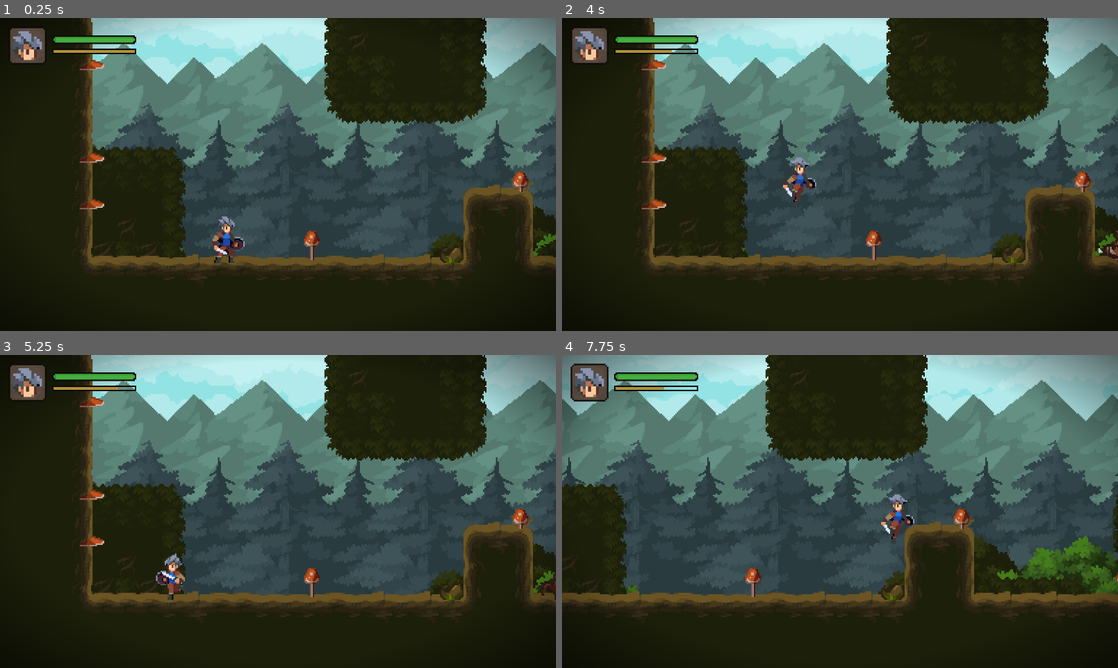
Above: before the commit, frames 1-4 (two rows, left to right).
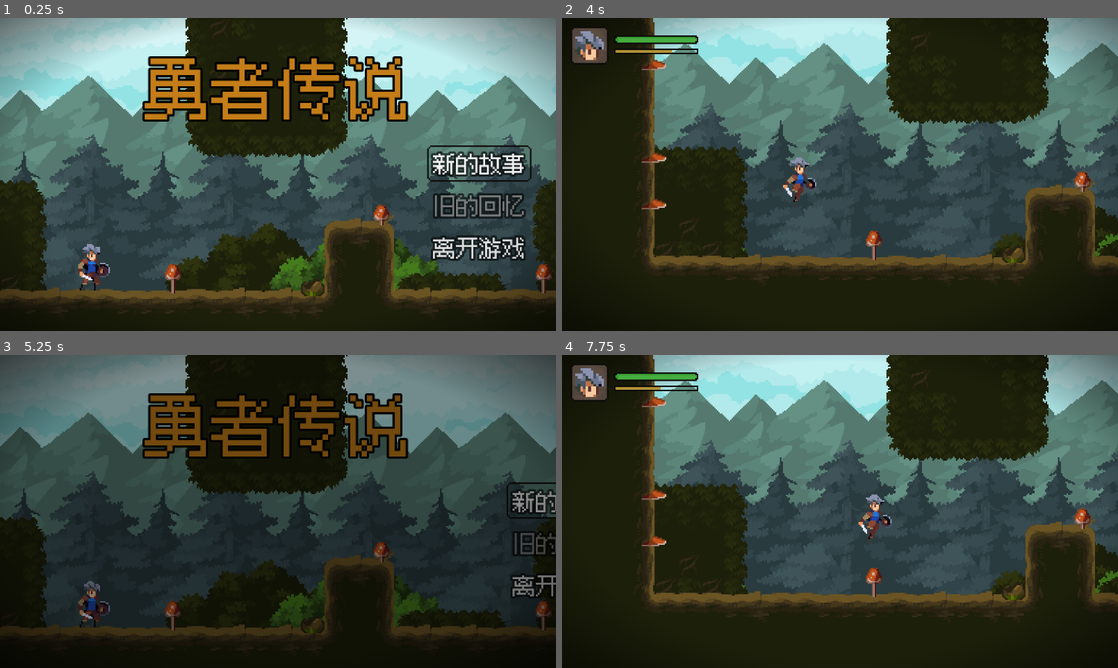
Above: after the commit, the same moments.

Repository: Amoyens1s/godot-learn
Game: Godot game, scene res://scenes/title_screen.tscn
The game is run twice, just before and just after one commit, with the same random seed, the same clock (stepped at 60 frames per second) and the same inputs. Before the commit the project starts from res://maps/forest.tscn.
Inputs (mouse positions are in pixels of both pictures, inside the frame that each line leads up to):
- Up to frame 1 (0.25 s): no input
- Up to frame 2 (4 s): click (1017, 165) at 0.5 s, where only the run after the commit has a clickable "新的故事"; tap Enter at 1.25 s; move the mouse to (962, 158) at 1.27 s; hold D (move_right) 1.28-2.03 s; hold J (attack) 1.28-2.03 s; tap Space (jump) at 1.52, 2.27, 3.77 s; move the mouse to (728, 190) at 2.02 s; hold A (move_left) 2.03-2.78 s; tap E (interact) at 2.1 s; move the mouse to (895, 105) at 2.77 s; hold K (slide) 2.78-3.53 s; hold D (move_right) from 2.78 s (still down); move the mouse to (812, 237) at 3.52 s; tap L at 3.6 s
- Up to frame 3 (5.25 s): move the mouse to (444, 558) at 4.27 s; release D (move_right) at 4.28 s; hold J (attack) 4.28-5.03 s; hold A (move_left) from 4.28 s (still down); tap Space (jump) at 4.52 s; tap Escape (ui_cancel) at 4.9 s; move the mouse to (111, 464) at 5.02 s; tap E (interact) at 5.1 s
- Up to frame 4 (7.75 s): tap Space (jump) at 5.27, 6.77, 7.52 s; move the mouse to (867, 511) at 5.77 s; hold K (slide) 5.78-6.53 s; move the mouse to (756, 433) at 6.52 s; release A (move_left) at 6.53 s; hold D (move_right) from 6.53 s (still down); tap L at 6.6 s; move the mouse to (962, 495) at 7.27 s; hold J (attack) from 7.28 s (still down)

The runs differ from the first frame. In frame 1, 66% of the frame differs, in the area x 0-100%, y 0-92%; in frame 2, less than 0.1%; in frame 3, 69%, in the area x 0-100%, y 0-90%; in frame 4, 47%.

Commit message:
feat: 标题按钮可以点啦

Diff:
--- a/03.勇者传说/game.gd
+++ b/03.勇者传说/game.gd
@@ -9,6 +9,7 @@
 
 @onready var player_stats: Stats = $PlayerStats
 @onready var color_rect: ColorRect = $ColorRect
+@onready var default_player_stats := player_stats.to_dict()
 
 
 func _ready() -> void:
@@ -24,8 +25,9 @@
 	tween.tween_property(color_rect, "color:a", 1, 0.2)
 	await tween.finished
 
-	var old_name := tree.current_scene.scene_file_path.get_file().get_basename()
-	world_stats[old_name] = tree.current_scene.to_dict()
+	if tree.current_scene is World:
+		var old_name := tree.current_scene.scene_file_path.get_file().get_basename()
+		world_stats[old_name] = tree.current_scene.to_dict()
 
 	#if "init" in params:
 		#params.init.call()
@@ -39,19 +41,20 @@
 
 	await tree.tree_changed
 
-	var new_name := tree.current_scene.scene_file_path.get_file().get_basename()
+	if tree.current_scene is World:
+		var new_name := tree.current_scene.scene_file_path.get_file().get_basename()
 
-	if new_name in world_stats:
-		tree.current_scene.from_dict(world_stats[new_name])
+		if new_name in world_stats:
+			tree.current_scene.from_dict(world_stats[new_name])
 
-	if "entry_point" in params:
-		for node in tree.get_nodes_in_group("entry_points"):
-			if node.name == params.entry_point:
-				tree.current_scene.update_player(node.global_position, node.direction)
-				break
+		if "entry_point" in params:
+			for node in tree.get_nodes_in_group("entry_points"):
+				if node.name == params.entry_point:
+					tree.current_scene.update_player(node.global_position, node.direction)
+					break
 
-	if "position" in params and "direction" in params:
-		tree.current_scene.update_player(params.position, params.direction)
+		if "position" in params and "direction" in params:
+			tree.current_scene.update_player(params.position, params.direction)
 
 	tree.paused = false
 
@@ -104,5 +107,22 @@
 		),
 		init = func():
 			world_stats = data.world_stats
-			player_stats.from_dict(data.data.stats)
+			player_stats.from_dict(data.stats)
 	})
+
+
+func new_game() -> void:
+
+	change_scene("res://maps/forest.tscn", {
+		init = func():
+			world_stats = {}
+			player_stats.from_dict(default_player_stats)
+	})
+
+
+func back_to_title() -> void:
+	change_scene("res://scenes/title_screen.tscn")
+
+
+func has_save() -> bool:
+	return FileAccess.file_exists(SAVE_PATH)
--- a/03.勇者传说/maps/world.gd
+++ b/03.勇者传说/maps/world.gd
@@ -1,4 +1,5 @@
 extends Node2D
+class_name World
 
 @onready var camera_2d: Camera2D = $Player/Camera2D
 @onready var tile_map: TileMap = $TileMap
@@ -42,3 +43,8 @@
 
 		if path not in dict.enemies_alive:
 			node.queue_free()
+
+
+func _unhandled_input(event: InputEvent) -> void:
+	if event.is_action_pressed("ui_cancel"):
+		Game.back_to_title()
--- a/03.勇者传说/project.godot
+++ b/03.勇者传说/project.godot
@@ -11,7 +11,7 @@
 [application]
 
 config/name="03.勇者传说"
-run/main_scene="uid://mudfkkxh6kg3"
+run/main_scene="uid://crjmdjrejpbtp"
 config/features=PackedStringArray("4.4", "Mobile")
 config/icon="res://icon.svg"
 
--- a/03.勇者传说/scenes/title_screen.tscn
+++ b/03.勇者传说/scenes/title_screen.tscn
@@ -372,3 +372,7 @@
 &"": SubResource("AnimationLibrary_tklts")
 }
 autoplay = "enter"
+
+[connection signal="pressed" from="V/NewGame" to="." method="_on_new_game_pressed"]
+[connection signal="pressed" from="V/LoadGame" to="." method="_on_load_game_pressed"]
+[connection signal="pressed" from="V/ExitGame" to="." method="_on_exit_game_pressed"]
--- a/03.勇者传说/scripts/title_screen.gd
+++ b/03.勇者传说/scripts/title_screen.gd
@@ -2,10 +2,25 @@
 
 @onready var v: VBoxContainer = $V
 @onready var new_game: Button = $V/NewGame
+@onready var load_game: Button = $V/LoadGame
 
 
 func _ready() -> void:
+	load_game.disabled = not Game.has_save()
+
 	new_game.grab_focus()
 
 	for button: Button in v.get_children():
 		button.mouse_entered.connect(button.grab_focus)
+
+
+func _on_new_game_pressed() -> void:
+	Game.new_game()
+
+
+func _on_load_game_pressed() -> void:
+	Game.load_game()
+
+
+func _on_exit_game_pressed() -> void:
+	get_tree().quit()
